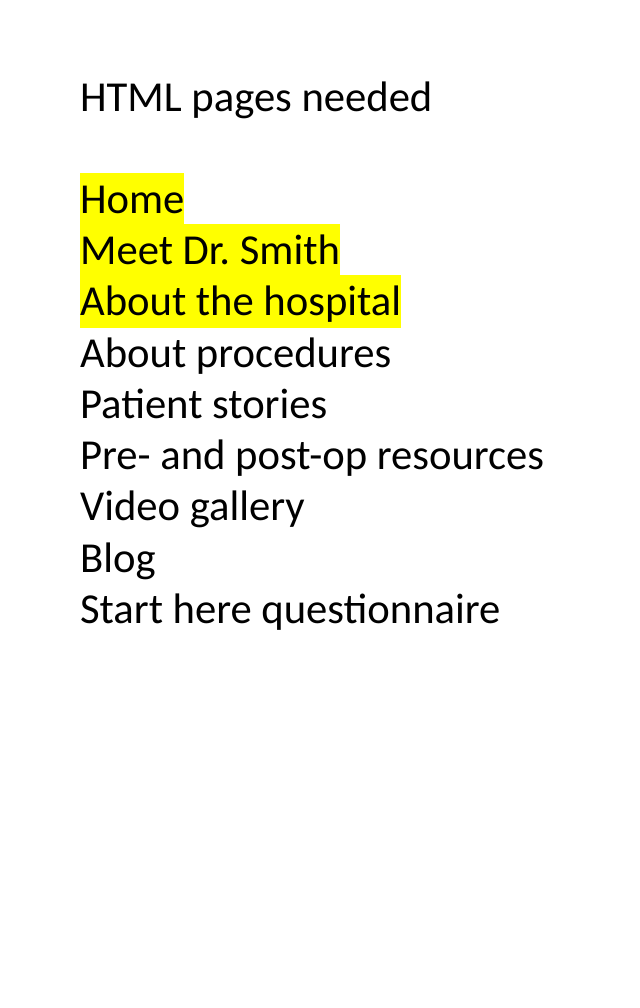
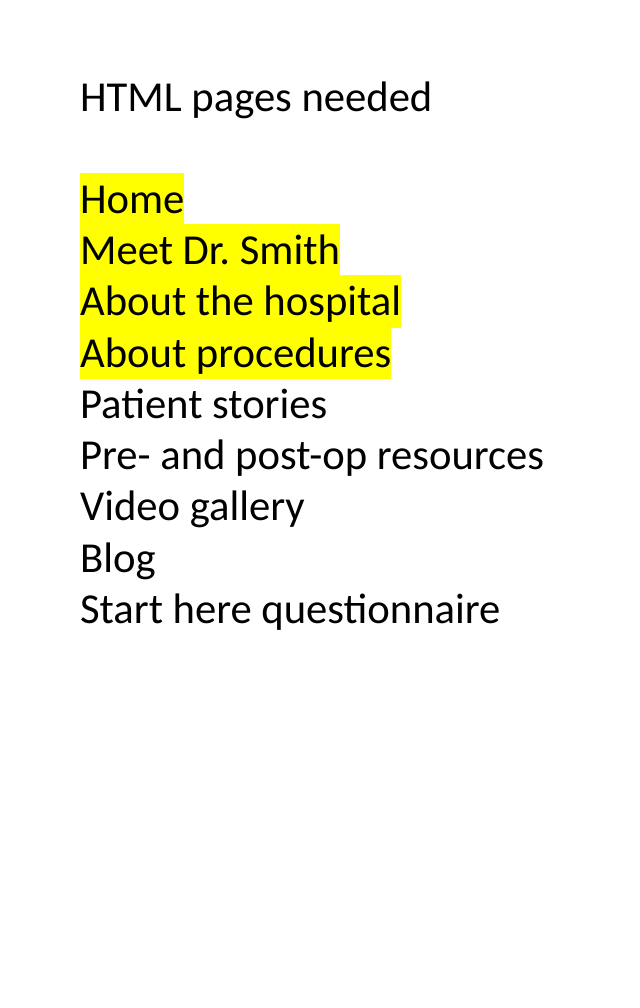
Before and after one commit to audcsm/aos-site, a slide deck: slide 2 of Website Design Tools.pptx. Drawn at 640x1008 pixels with LibreOffice and Linux fonts; fonts in the diff are those of the drawing. Boxes give left, top, right and bottom in pixels: in the first picture for what was removed or moved away, otherwise in the second. Text is boxed around its words. In the diff, an @@ line names an element or a change of style, - is before the commit and + after.

Commit message:
Small changes to procedures.html and design pptx

```diff
--- a/Website Design Tools.pptx
+++ b/Website Design Tools.pptx
@@ text at (x1=80, y1=337, x2=391, y2=374): highlight none to #FFFF00 in "About procedures" @@
```
Also in this commit, not shown: 1 other file.
